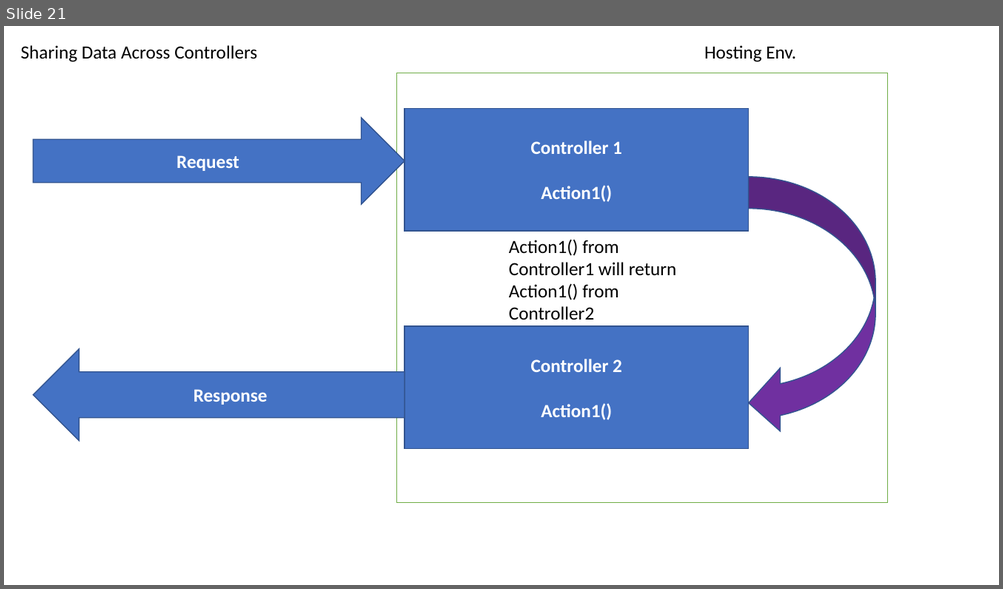
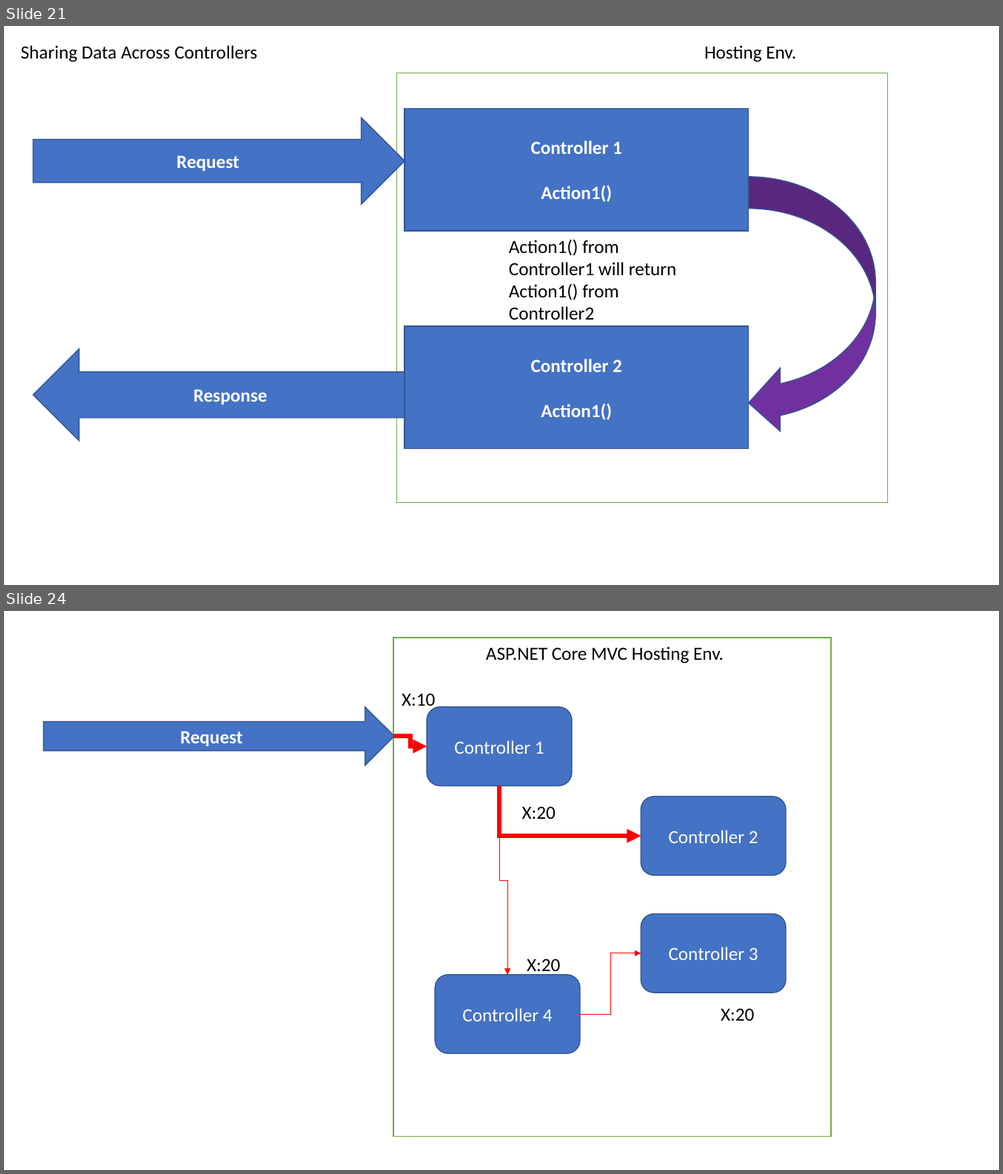
Before and after one commit to maheshsabnis/mbaspnetcore, a slide deck: mbaspnetcore6/MB_Training_Images.pptx. Shown one above the other, each under a label of ours: slide 21 before the commit, slides 21 and 24 after it; the slides between them are not shown. The pictures are 1003x589 and 1003x1174 pixels, drawn with LibreOffice and Linux fonts; fonts in the diff are those of the drawing. Boxes give left, top, right and bottom in pixels: in the first picture for what was removed or moved away, otherwise in the second. Text is boxed around its words. In the diff, an @@ line names an element or a change of style, - is before the commit and + after.

```diff
--- a/mbaspnetcore6/MB_Training_Images.pptx
+++ b/mbaspnetcore6/MB_Training_Images.pptx
@@ slide 24 added at (4,611,999,1170), background #FFFFFF @@
@@ rectangle added at (393,638,831,1137), fill #FFFFFF, outline #70AD47 1 pt @@
@@ text added at (486,647,723,664), 18 pt, text #000000 @@
+ASP.NET Core MVC Hosting Env.
@@ text added at (401,693,435,711), 18 pt, text #000000 @@
+X:10
@@ right arrow added at (43,707,394,766), fill #4472C4, outline #325491 1 pt, 18 pt, text #FFFFFF, bold @@
+Request
@@ rounded rectangle added at (427,707,572,786), fill #4472C4, outline #325491 1 pt, 18 pt, text #FFFFFF @@
+Controller 1
@@ elbow arrow added from (394, 736) to (427, 747), #FF0000 4.5 pt @@
@@ elbow arrow added from (499, 786) to (640, 836), #FF0000 4.5 pt @@
@@ elbow arrow added from (499, 786) to (508, 975), #FF0000 0.5 pt @@
@@ text added at (522,806,555,819), 18 pt, text #000000 @@
+X:20
@@ rounded rectangle added at (640,797,785,876), fill #4472C4, outline #325491 1 pt, 18 pt, text #FFFFFF @@
+Controller 2
@@ rounded rectangle added at (640,914,785,993), fill #4472C4, outline #325491 1 pt, 18 pt, text #FFFFFF @@
+Controller 3
@@ text added at (526,959,560,976), 18 pt, text #000000 @@
+X:20
@@ elbow arrow added from (580, 1014) to (640, 954), #FF0000 0.5 pt @@
@@ rounded rectangle added at (435,975,580,1054), fill #4472C4, outline #325491 1 pt, 18 pt, text #FFFFFF @@
+Controller 4
@@ text added at (720,1008,754,1021), 18 pt, text #000000 @@
+X:20
```
Also in this commit, not shown: 1 slide changed, 8 other slides added, 1 other file.
